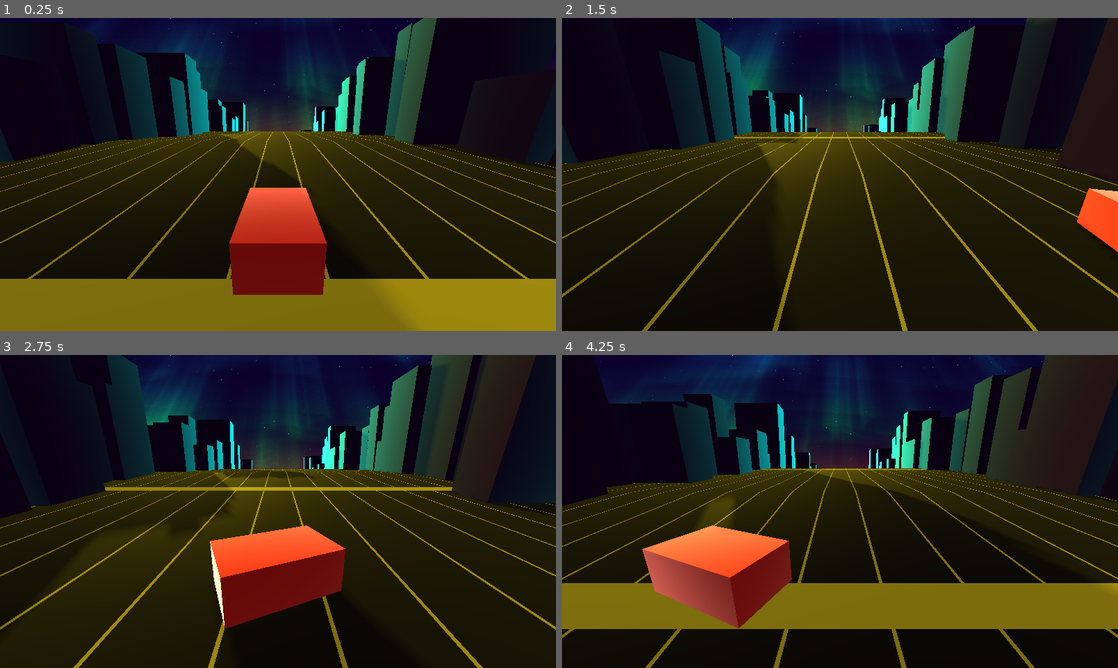
Above: before the commit, frames 1-4 (two rows, left to right).
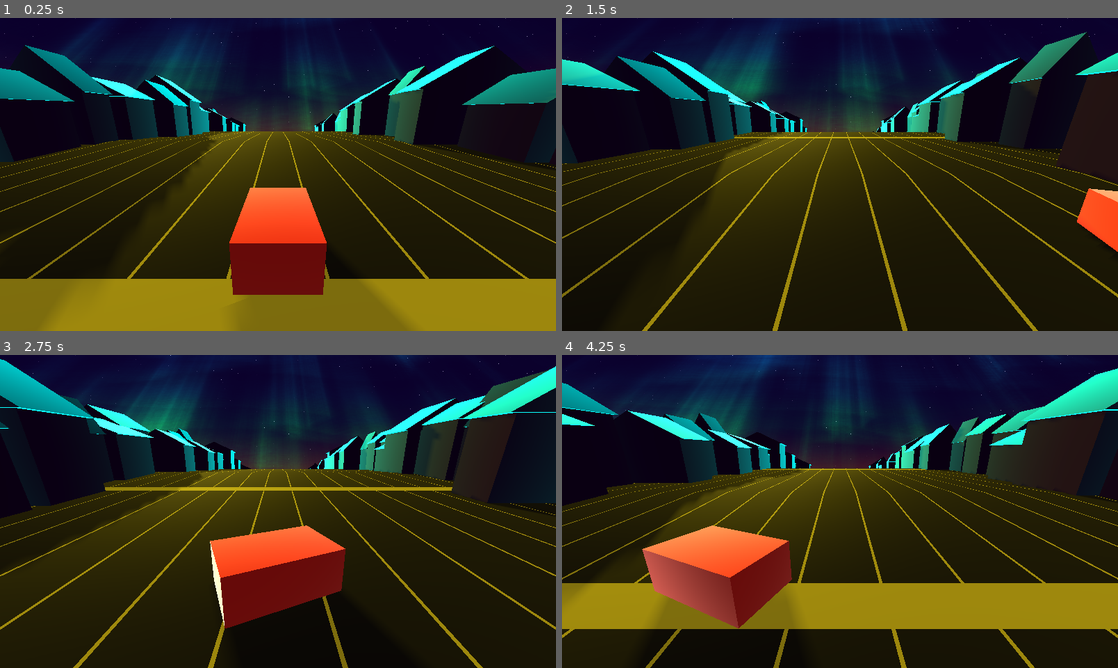
Above: after the commit, the same moments.

Repository: bjornarprytz/waves
Game: Godot game, scene res://main.tscn
Same seed, same stepped clock (60 frames per second), same inputs: the game is played once before the commit and once after it.
Inputs:
- Up to frame 1 (0.25 s): no input
- Up to frame 2 (1.5 s): hold Right (ui_right) 0.53-1.28 s; hold Left (ui_left) from 1.28 s (still down)
- Up to frame 3 (2.75 s): release Left (ui_left) at 2.03 s; hold Right (ui_right) from 2.03 s (still down)
- Up to frame 4 (4.25 s): release Right (ui_right) at 3.53 s; hold Left (ui_left) from 3.53 s (still down)

The runs differ from the first frame. In frame 1, 19% of the frame differs, in the area x 0-100%, y 0-100%; in frame 2, 13%; in frame 3, 14%; in frame 4, 26%.

Commit message:
smaller houses with roofs

Diff:
--- a/src/building.gd
+++ b/src/building.gd
@@ -1,15 +1,20 @@
 class_name Building
 extends Node3D
 
-@onready var mesh: MeshInstance3D = %Mesh
+@onready var house: MeshInstance3D = %House
+@onready var roof: MeshInstance3D = %Roof
 
 
 func _ready() -> void:
 	_randomize()
 
 func _randomize():
-	var height = randf_range(2.0, 10.0)
+	var height = randf_range(2.0, 4.0)
 	var width = randf_range(1.0, 4.0)
 	var length = randf_range(1.0, 2.0)
 
-	mesh.scale = Vector3(width, height, length)
+	house.scale = Vector3(width, height, length)
+
+	var roof_height = randf_range(0.69, 1.29)
+	roof.scale = Vector3(width * 1.1, roof_height, length * 1.1)
+	roof.position = Vector3(0, height * 0.5 + roof_height * 0.5, 0)
--- a/src/building.tscn
+++ b/src/building.tscn
@@ -7,16 +7,44 @@
 render_priority = 0
 shader = ExtResource("2_shader")
 shader_parameter/edge_color = Color(0, 1, 1, 1)
-shader_parameter/base_color = Color(0.1, 0, 0.2, 1)
+shader_parameter/wood_color = Color(0.7, 0.2, 0.2, 1)
+shader_parameter/trim_color = Color(1, 1, 1, 1)
+shader_parameter/window_color = Color(1, 0.9, 0.6, 1)
 shader_parameter/edge_thickness = 0.3
 shader_parameter/edge_glow = 2.0
+shader_parameter/window_glow = 2.5
+shader_parameter/plank_scale = 15.0
+shader_parameter/windows_horizontal = 2
+shader_parameter/windows_vertical = 3
 
 [sub_resource type="BoxMesh" id="BoxMesh_5j34s"]
+
+[sub_resource type="ShaderMaterial" id="ShaderMaterial_2yopf"]
+render_priority = 0
+shader = ExtResource("2_shader")
+shader_parameter/edge_color = Color(0, 1, 1, 1)
+shader_parameter/wood_color = Color(0.4, 0.25, 0.15, 1)
+shader_parameter/trim_color = Color(1, 1, 1, 1)
+shader_parameter/window_color = Color(1, 0.9, 0.5, 1)
+shader_parameter/edge_thickness = 0.3
+shader_parameter/edge_glow = 2.0
+shader_parameter/window_glow = 3.0
+shader_parameter/plank_scale = 15.0
+shader_parameter/windows_horizontal = 3
+shader_parameter/windows_vertical = 4
+
+[sub_resource type="PrismMesh" id="PrismMesh_f1gjg"]
+material = SubResource("ShaderMaterial_2yopf")
 
 [node name="Building" type="Node3D"]
 script = ExtResource("1_5j34s")
 
-[node name="Mesh" type="MeshInstance3D" parent="."]
+[node name="House" type="MeshInstance3D" parent="."]
 unique_name_in_owner = true
 material_override = SubResource("ShaderMaterial_building")
 mesh = SubResource("BoxMesh_5j34s")
+
+[node name="Roof" type="MeshInstance3D" parent="."]
+unique_name_in_owner = true
+transform = Transform3D(1, 0, 0, 0, 1, 0, 0, 0, 1, 0, 1, 0)
+mesh = SubResource("PrismMesh_f1gjg")
Not shown: 1 places in src/building.tscn that only renumber resources
